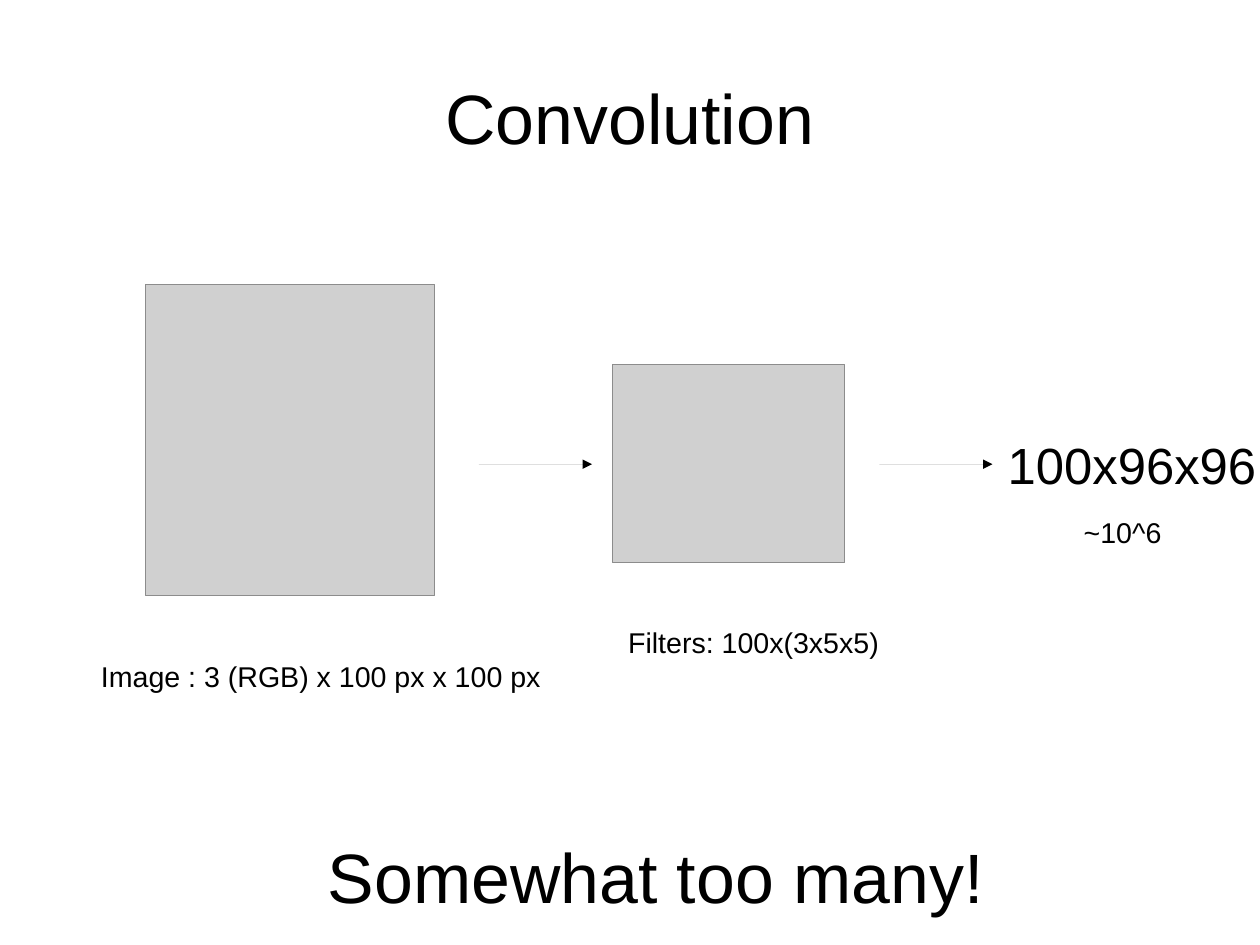
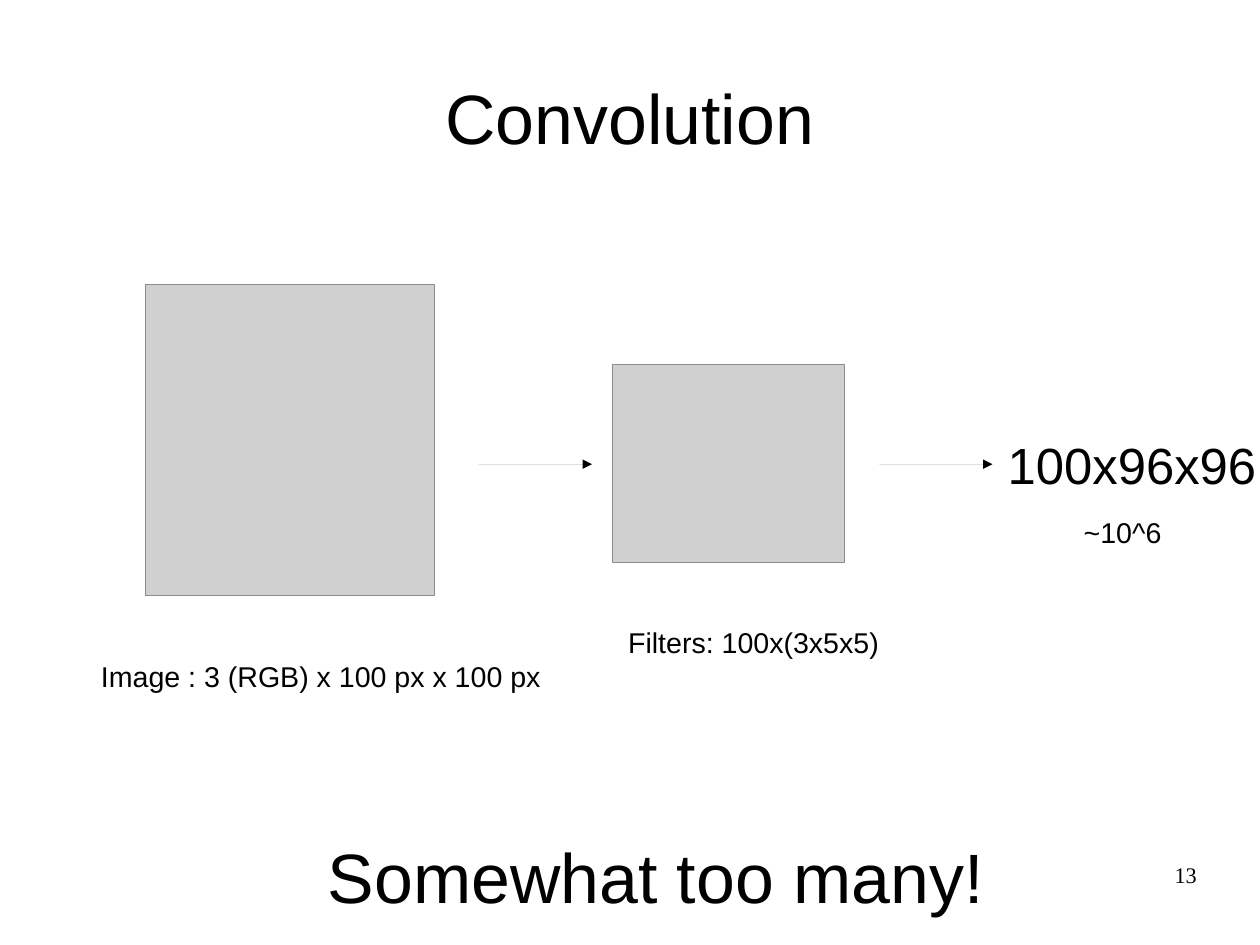
Before and after one commit to yandexdataschool/CSC_deeplearning, a slide deck: slide 13 of day1_am/lecture2.odp. Drawn at 1260x945 pixels with LibreOffice and Linux fonts; fonts in the diff are those of the drawing; grey boxes stand for pictures. Boxes give left, top, right and bottom in pixels: in the first picture for what was removed or moved away, otherwise in the second. Text is boxed around its words. In the diff, an @@ line names an element or a change of style, - is before the commit and + after.

```diff
--- a/day1_am/lecture2.odp
+++ b/day1_am/lecture2.odp
@@ page number added at (x1=1175, y1=868, x2=1197, y2=884), 14 pt, text #000000 @@
+13
```
Also in this commit, not shown: 16 other slides changed, 1 slide added, 1 slide removed, 1 other file.
